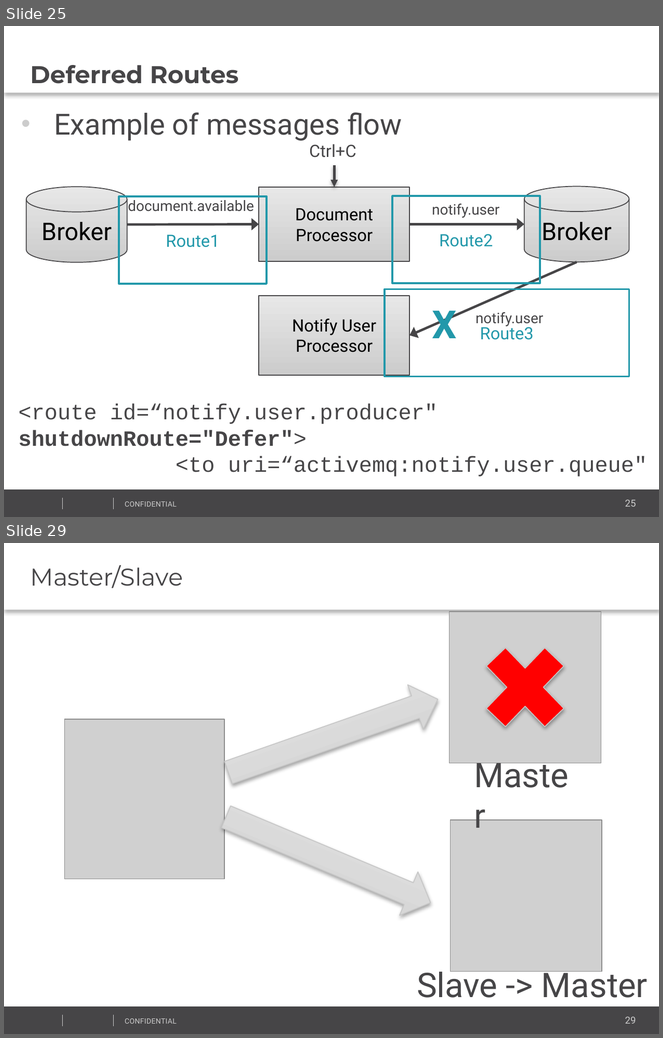
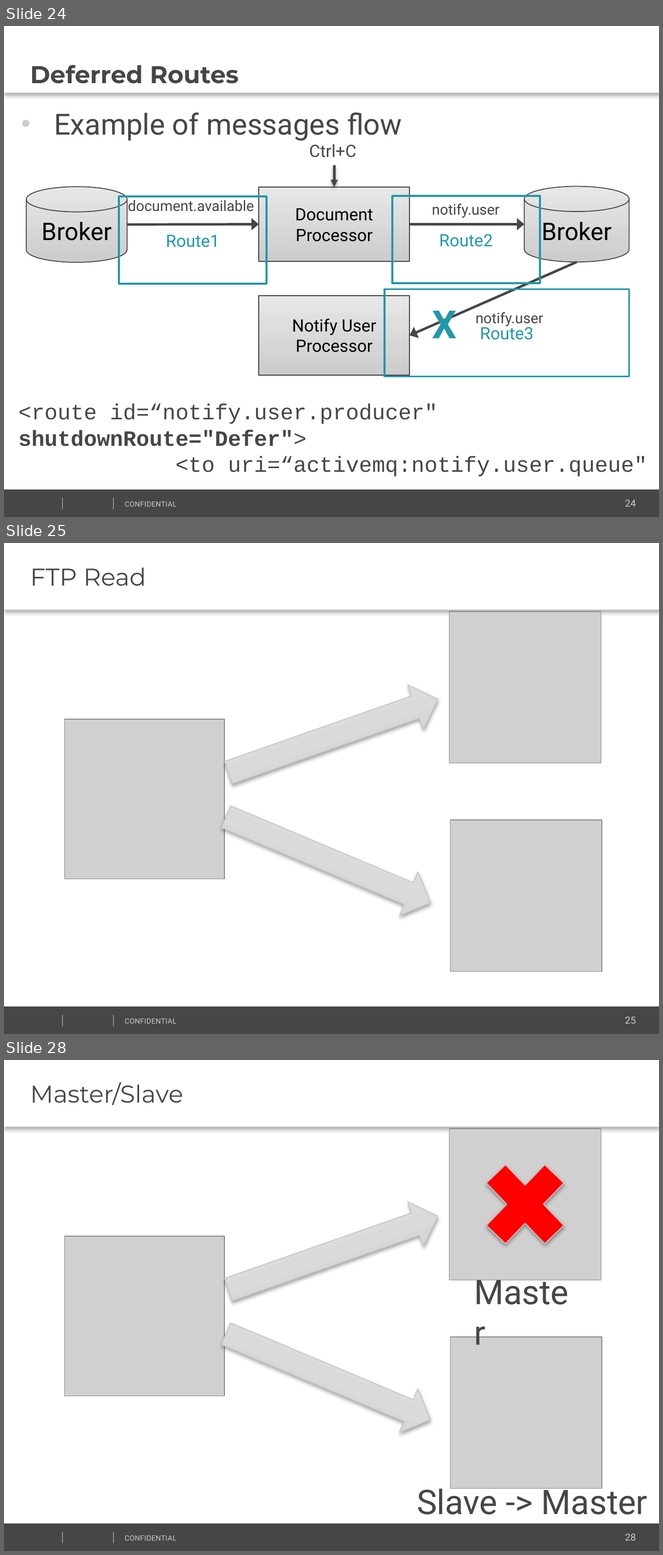
Before and after one commit to vitali-kviatkouski/personal, a slide deck: CamelPresentationITWeek2017.pptx. Shown one above the other, each under a label of ours: slides 25 and 29 before the commit, slides 24, 25 and 28 after it; the slides between them are not shown. The pictures are 663x1038 and 663x1555 pixels, drawn with LibreOffice and Linux fonts; fonts in the diff are those of the drawing; grey boxes stand for pictures; background and template pictures are left out. Boxes give left, top, right and bottom in pixels: in the first picture for what was removed or moved away, otherwise in the second. Text is boxed around its words. In the diff, an @@ line names an element or a change of style, - is before the commit and + after.

```diff
--- a/CamelPresentationITWeek2017.pptx
+++ b/CamelPresentationITWeek2017.pptx
@@ slide 25 added at <box>4,543,659,1034</box>, background #FFFFFF; not listed: 5 template elements that a slide beside it also shows @@
@@ text added at <box>4,543,659,610</box>, fill #FFFFFF, 20 pt, text #464547 @@
+FTP Read
@@ picture added at <box>450,611,601,763</box> @@
@@ right arrow added at <box>221,677,446,795</box>, fill gradient #CCCCCC to #E7E7E7, outline #C8C8C8 0.75 pt @@
@@ picture added at <box>64,719,224,879</box> @@
@@ right arrow added at <box>217,795,440,925</box>, fill gradient #CCCCCC to #E7E7E7, outline #C8C8C8 0.75 pt @@
@@ picture added at <box>450,820,603,972</box> @@
@@ what was slide 25 is now slide 24 @@
@@ page number at <box>625,500,636,507</box>: text changed @@
-25
+24
@@ what was slide 29 is now slide 28 @@
@@ page number at <box>625,1534,636,1541</box>: text changed @@
-29
+28
```
Also in this commit, not shown: 2 other slides added, 4 slides removed.
